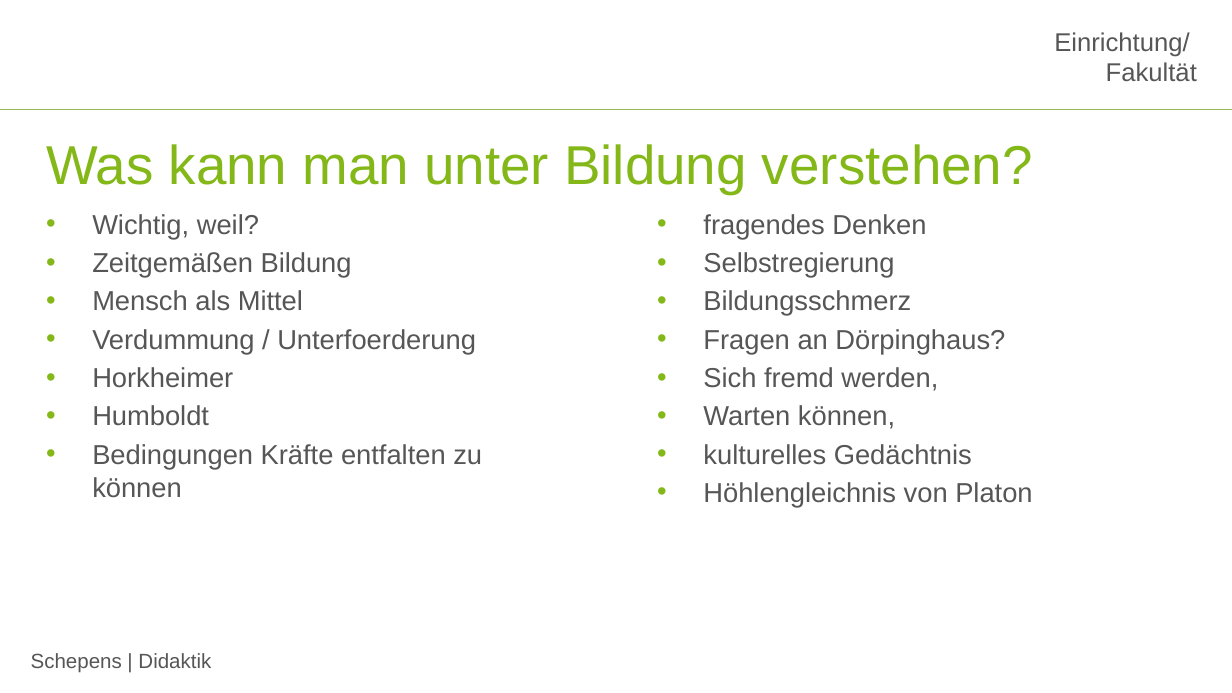
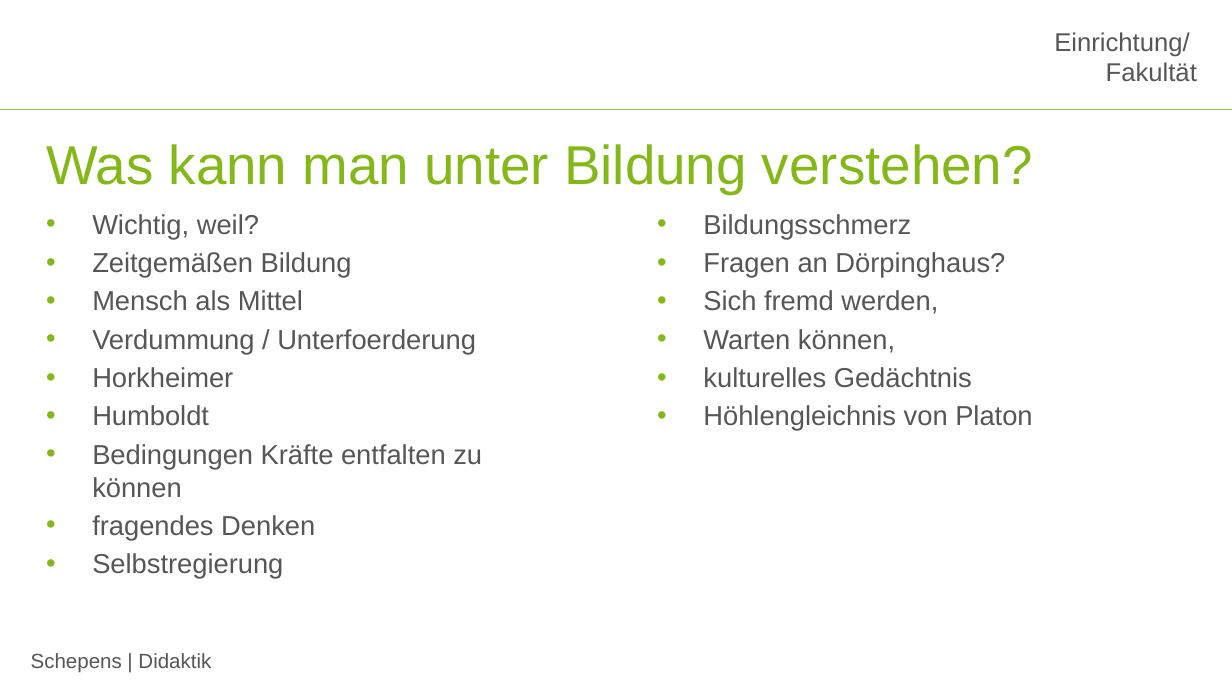
Before and after one commit to jobschepens/didakt, a slide deck: slide 4 of folien/week4.pptx. Drawn at 1232x693 pixels with LibreOffice and Linux fonts; fonts in the diff are those of the drawing; background and template pictures are left out. Boxes give left, top, right and bottom in pixels: in the first picture for what was removed or moved away, otherwise in the second. Text is boxed around its words. In the diff, an @@ line names an element or a change of style, - is before the commit and + after.

Commit message:
w4

```diff
--- a/folien/week4.pptx
+++ b/folien/week4.pptx
@@ text at [703,214,926,278]: paragraphs removed @@
-• fragendes Denken
-• Selbstregierung
@@ text at [92,515,315,579]: paragraphs added @@
+• fragendes Denken
+• Selbstregierung
```
